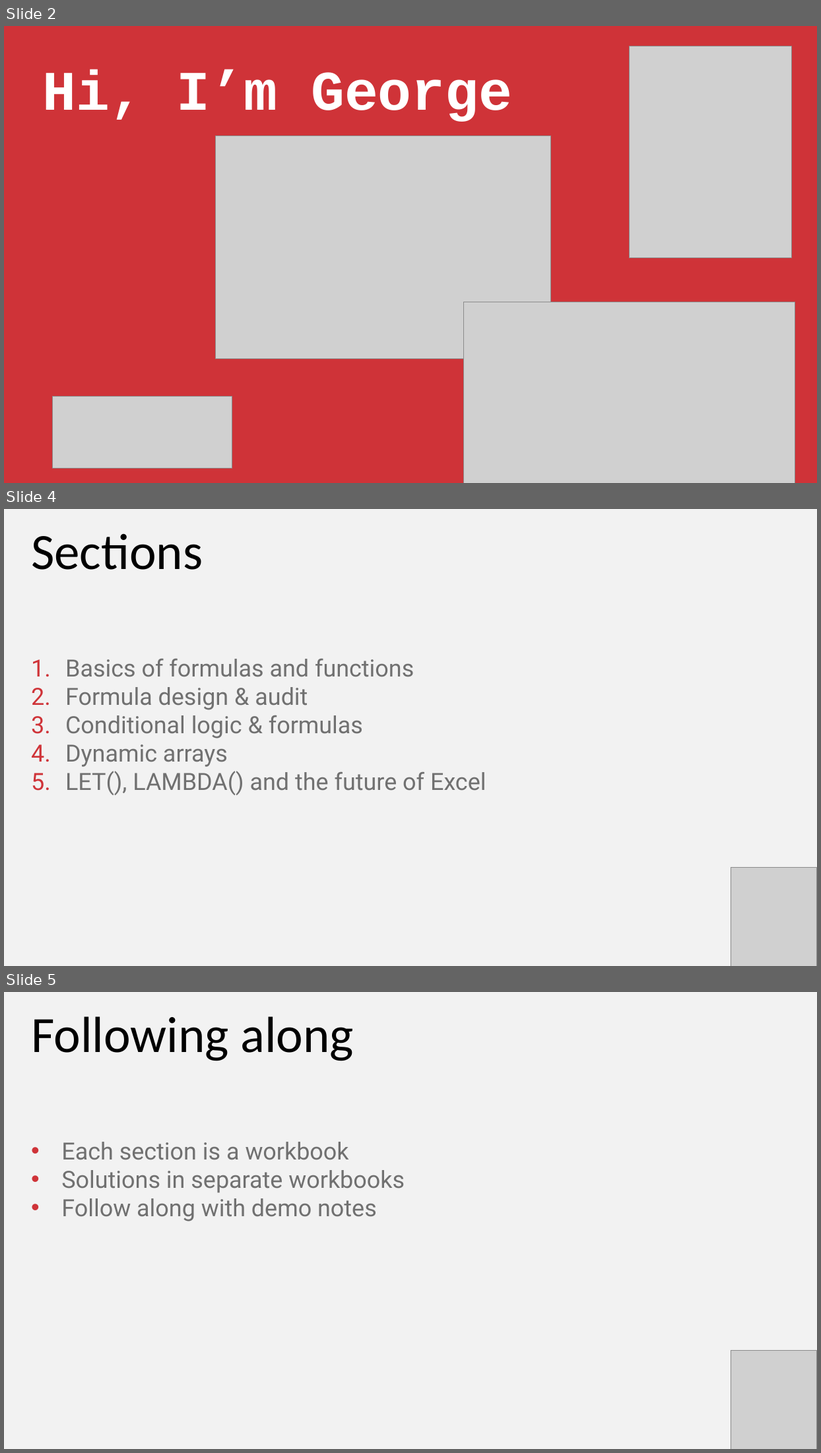
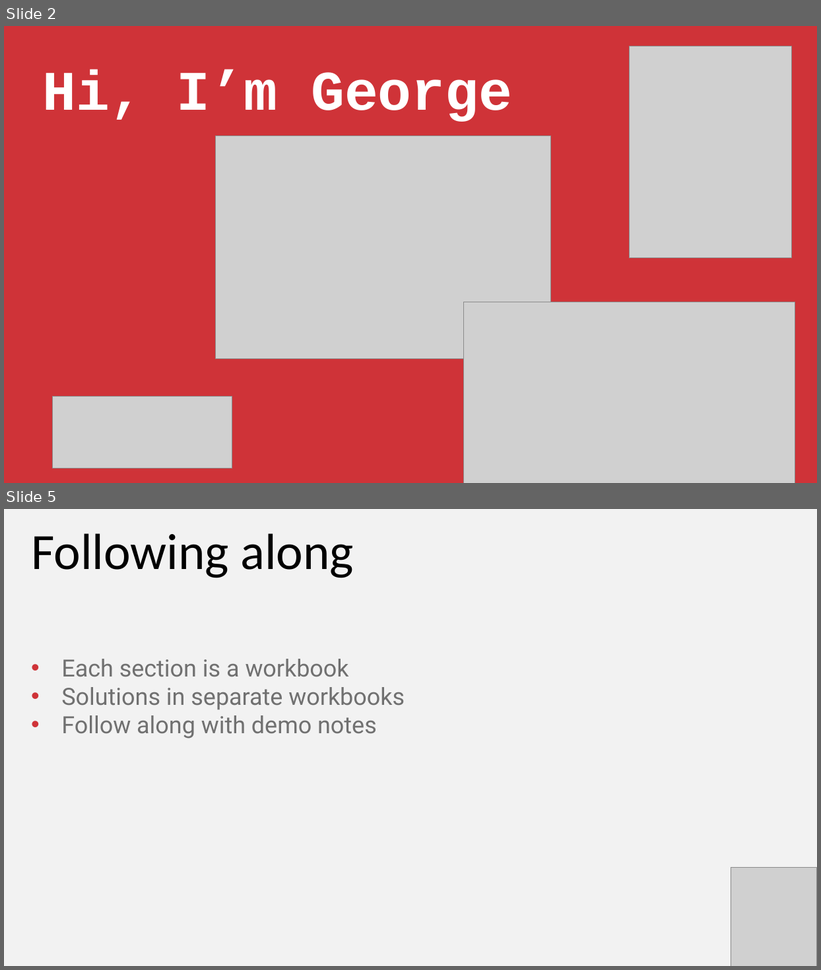
Before and after one commit to stringfestdata/xlgs-2024-analytics-2_0, a slide deck: xlgs-analytics-2_0-slides.pptx. Shown one above the other, each under a label of ours: slides 2, 4 and 5 before the commit, slides 2 and 5 after it; the slides between them are not shown. The pictures are 821x1453 and 821x970 pixels, drawn with LibreOffice and Linux fonts; fonts in the diff are those of the drawing; grey boxes stand for pictures. Boxes give left, top, right and bottom in pixels: in the first picture for what was removed or moved away, otherwise in the second. Text is boxed around its words. In the diff, an @@ line names an element or a change of style, - is before the commit and + after.

```diff
--- a/xlgs-analytics-2_0-slides.pptx
+++ b/xlgs-analytics-2_0-slides.pptx
@@ slide 4 removed at [4, 509, 817, 966], background #F2F2F2 @@
@@ text removed at [31, 533, 203, 570] @@
-Sections
@@ text removed at [65, 658, 486, 795] @@
-1. Basics of formulas and functions
-2. Formula design & audit
-3. Conditional logic & formulas
-4. Dynamic arrays
-5. LET(), LAMBDA() and the future of Excel
@@ picture removed at [731, 867, 816, 966] @@
```
Also in this commit, not shown: 5 slides added, 1 other slide removed.
